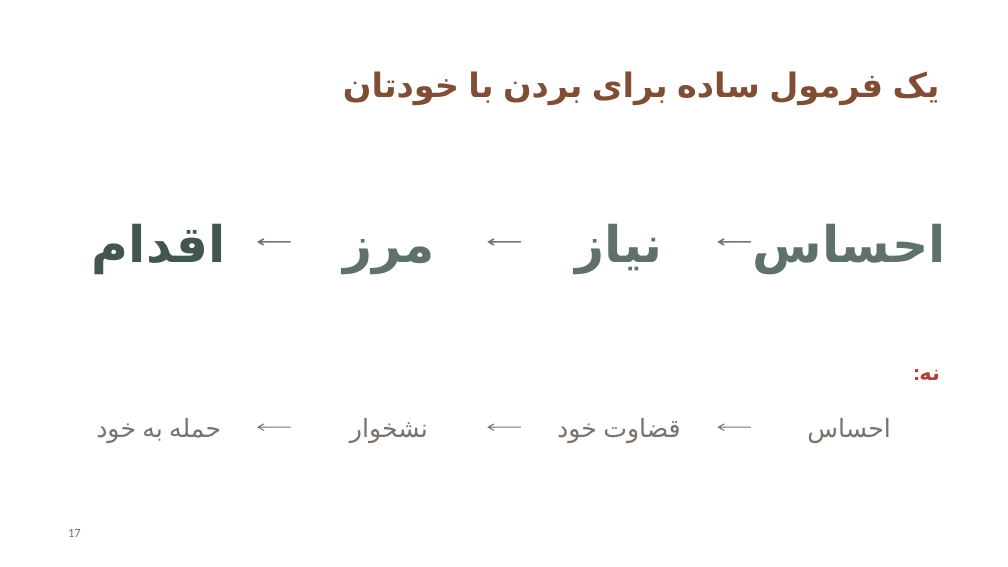
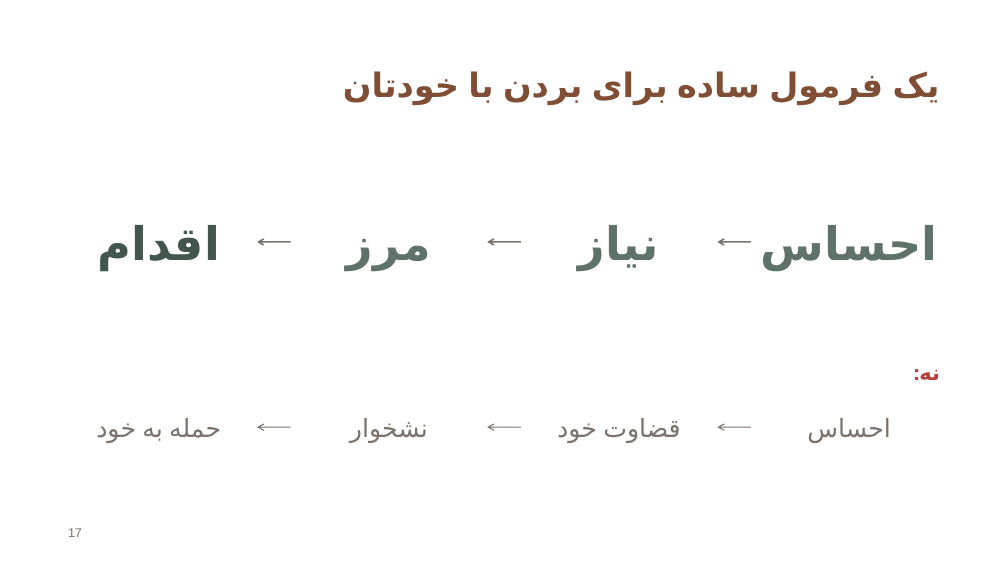
Before and after one commit to AliPeykar/youtube, a slide deck: slide 17 of webinar-slides/Webinar_Authentic_Anger_Self_Attack_Rumination.pptx. Drawn at 1008x567 pixels with LibreOffice and Linux fonts; fonts in the diff are those of the drawing. Boxes give left, top, right and bottom in pixels: in the first picture for what was removed or moved away, otherwise in the second. Text is boxed around its words. In the diff, an @@ line names an element or a change of style, - is before the commit and + after.

```diff
--- a/webinar-slides/Webinar_Authentic_Anger_Self_Attack_Rumination.pptx
+++ b/webinar-slides/Webinar_Authentic_Anger_Self_Attack_Rumination.pptx
@@ size 48 to 44 pt, font Calibri to Arial in 4 elements at box(761, 225, 938, 271), box(579, 225, 659, 271), box(347, 239, 431, 271), box(98, 225, 220, 271) @@
@@ page number at box(68, 528, 82, 537): font Calibri to Arial @@
```
Also in this commit, not shown: 20 other slides changed, 2 other files.
